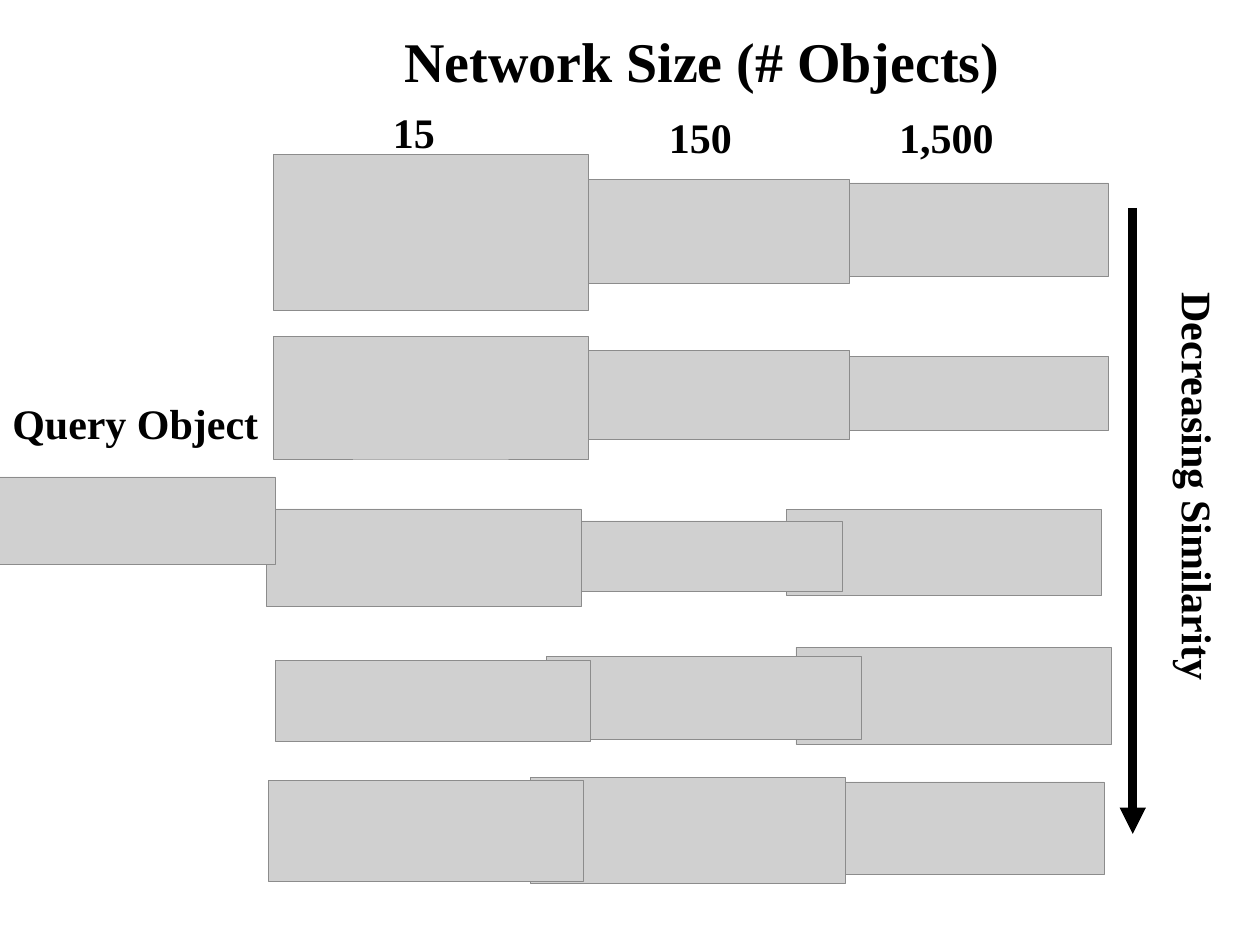
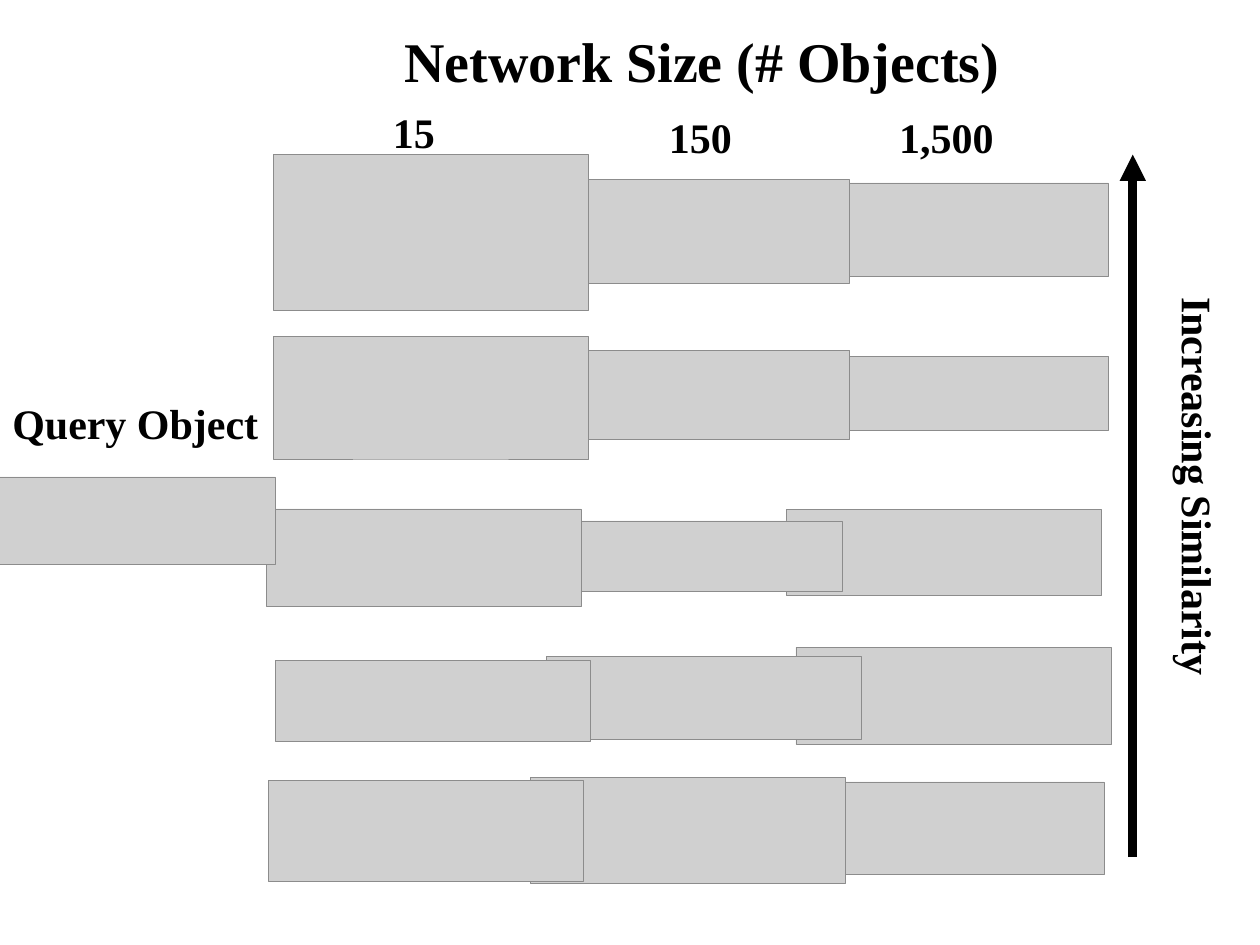
Before and after one commit to mdlaskey/Grasp_Metric_Paper-, a slide deck: slide 6 of ICRA2016/bandits_docs/figures/dexnet_figures.pptx. Drawn at 1260x945 pixels with LibreOffice and Linux fonts; fonts in the diff are those of the drawing; grey boxes stand for pictures. Boxes give left, top, right and bottom in pixels: in the first picture for what was removed or moved away, otherwise in the second. Text is boxed around its words. In the diff, an @@ line names an element or a change of style, - is before the commit and + after.

```diff
--- a/ICRA2016/bandits_docs/figures/dexnet_figures.pptx
+++ b/ICRA2016/bandits_docs/figures/dexnet_figures.pptx
@@ arrow moved from (1133, 208) - (1133, 834) to (1133, 857) - (1133, 154) @@
@@ text at (1173, 315, 1219, 670): text changed @@
-Decreasing Similarity
+Increasing Similarity
```
Also in this commit, not shown: 24 other files.
